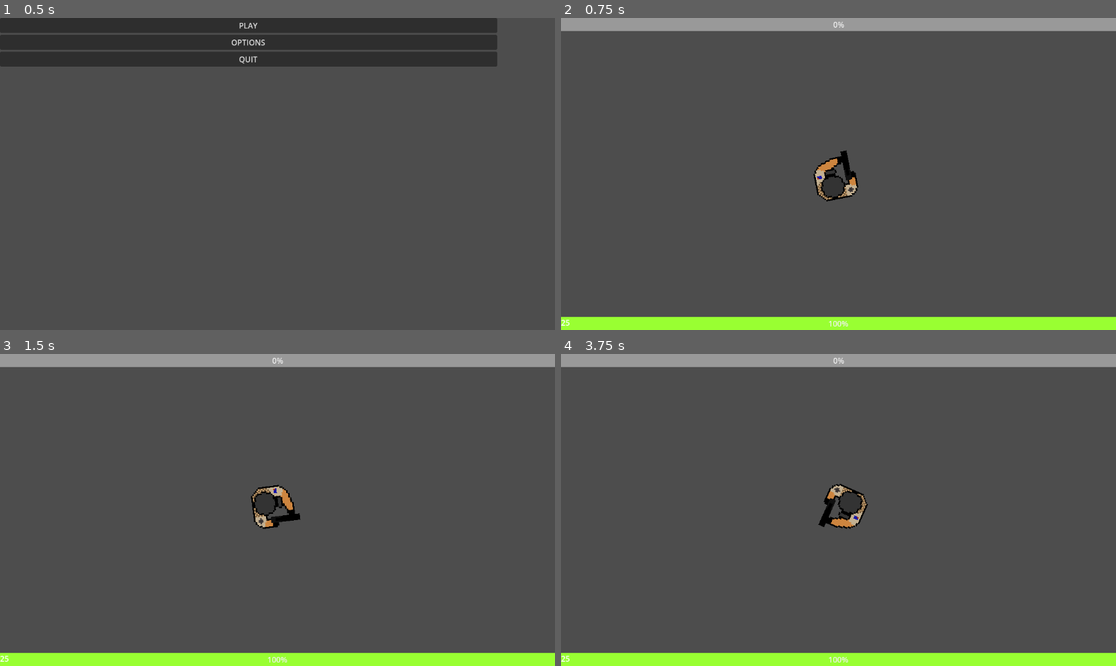
Above: before the commit, frames 1-4 (two rows, left to right).
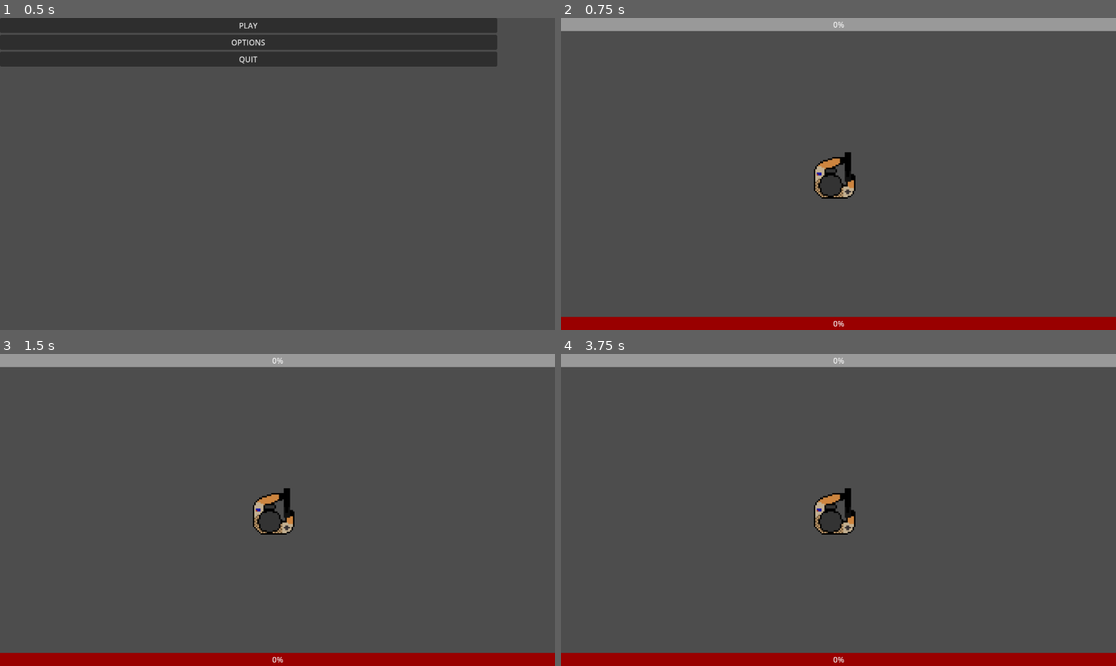
Above: after the commit, the same moments.

Repository: MagmaticPage255/Top-Down-Shooter
Game: Godot game, scene res://Scenes/menu.tscn
Same seed, same stepped clock (60 frames per second), same inputs: the game is played once before the commit and once after it.
Inputs (mouse positions are in pixels of both pictures, inside the frame that each line leads up to):
- Up to frame 1 (0.5 s): no input
- Up to frame 2 (0.75 s): click "PLAY" at 0.5 s
- Up to frame 3 (1.5 s): tap Enter at 1.25 s; move the mouse to (399, 494) at 1.27 s; hold D (right) from 1.28 s (still down); click (399, 494) at 1.35 s
- Up to frame 4 (3.75 s): tap Space at 2, 3.5 s; move the mouse to (727, 525) at 2.02 s; release D (right) at 2.03 s; hold S (down) 2.03-2.78 s; click (727, 525) at 2.1 s; tap Enter at 2.75 s; move the mouse to (894, 441) at 2.77 s; hold D (right) 2.78-3.53 s; click (894, 441) at 2.85 s; move the mouse to (810, 572) at 3.52 s; hold W (up) from 3.53 s (still down); click (810, 572) at 3.6 s

Frame 1 is identical in both runs. In frame 2, 4.7% of the frame differs, in the area x 0-100%, y 42-100%; in frame 3, 5.2%; in frame 4, 5.3%, in the area x 0-100%, y 41-100%.
Error after the commit: Parse Error: Identifier "area" not declared in the current scope. (res://Scenes/player.gd:68)

Commit message:
i cant do it

Diff:
--- a/Scenes/Enemy#1.gd
+++ b/Scenes/Enemy#1.gd
@@ -35,6 +35,8 @@
 		await get_tree().start_timer(damage_cooldown_time).timeout
 		can_damage = true
 
+
+
 func take_damage(dmg):
 	enemy_health -= dmg
 	if enemy_health <= 0:
@@ -44,3 +46,7 @@
 		new_xp.global_position = global_position
 		add_sibling(new_xp)
 	z_index = -1
+
+
+func _on_cooldown_time_timeout() -> void:
+	pass # Replace with function body.
--- a/Scenes/enemy#1.tscn
+++ b/Scenes/enemy#1.tscn
@@ -37,7 +37,7 @@
 position = Vector2(-7, 8)
 shape = SubResource("CircleShape2D_coxev")
 
-[node name="AudioStreamPlayer2D" type="AudioStreamPlayer2D" parent="."]
+[node name="ShootSound" type="AudioStreamPlayer2D" parent="."]
 stream = ExtResource("3_qmyoc")
 
 [node name="RayCast2D" type="RayCast2D" parent="."]
@@ -55,3 +55,5 @@
 
 [node name="Timer" type="Timer" parent="MuzzleFlash"]
 wait_time = 0.1
+
+[connection signal="timeout" from="Cooldown_time" to="." method="_on_cooldown_time_timeout"]
--- a/Scenes/enemy#2.gd
+++ b/Scenes/enemy#2.gd
@@ -30,7 +30,7 @@
 		$MuzzleFlash.show()
 		$MuzzleFlash/Timer.start()
 		can_damage = false
-		await get_tree().start_timer(damage_cooldown_time).timeout
+		await get_tree().
 		can_damage = true
 
 func take_damage(dmg):
--- a/Scenes/enemy#2.tscn
+++ b/Scenes/enemy#2.tscn
@@ -1,7 +1,8 @@
-[gd_scene load_steps=6 format=3 uid="uid://b10g83pf6njww"]
+[gd_scene load_steps=7 format=3 uid="uid://b10g83pf6njww"]
 
 [ext_resource type="Script" path="res://Scenes/enemy#2.gd" id="1_dw7pc"]
 [ext_resource type="Texture2D" uid="uid://domj5f20lnw7m" path="res://Enemy/Insurgent 2 Walk.png" id="1_i1uac"]
+[ext_resource type="AudioStream" uid="uid://r2vjmdw3h2wt" path="res://SFX/718175__tb0y298__shotgun-fire-1.wav" id="3_0dbr0"]
 
 [sub_resource type="AtlasTexture" id="AtlasTexture_8c0yj"]
 atlas = ExtResource("1_i1uac")
@@ -25,6 +26,12 @@
 collision_layer = 2
 collision_mask = 2
 script = ExtResource("1_dw7pc")
+SPEED = null
+ACCELERATION = null
+FRICTION = null
+enemy_health = null
+damage = null
+damage_cooldown_time = null
 
 [node name="AnimatedSprite2D" type="AnimatedSprite2D" parent="."]
 position = Vector2(0, -1.19209e-07)
@@ -36,7 +43,8 @@
 position = Vector2(-7, 8)
 shape = SubResource("CircleShape2D_02b44")
 
-[node name="AudioStreamPlayer2D" type="AudioStreamPlayer2D" parent="."]
+[node name="ShootSound" type="AudioStreamPlayer2D" parent="."]
+stream = ExtResource("3_0dbr0")
 
 [node name="RayCast2D" type="RayCast2D" parent="."]
 position = Vector2(22.5, -44)
--- a/Scenes/player.gd
+++ b/Scenes/player.gd
@@ -65,9 +65,12 @@
 
 
 func take_damage(damage):
-	health -= damage
-	if health <= 0:
-		die()
+	if area.is_in_group("Enemy"):
+		health-=1
+		area.die()
+		progress_bar.value = health
+		if health <= 0:
+			get
 
 func die():
 	if dead:
--- a/Scenes/player.tscn
+++ b/Scenes/player.tscn
@@ -60,6 +60,10 @@
 
 [node name="Player" type="CharacterBody2D" groups=["player"]]
 script = ExtResource("1_falvs")
+SPEED = null
+ACCELERATION = null
+FRICTION = null
+damage = null
 
 [node name="PlayerSprite" type="AnimatedSprite2D" parent="."]
 scale = Vector2(0.1, 0.1)
--- a/Scenes/world.tscn
+++ b/Scenes/world.tscn
@@ -8,6 +8,10 @@
 
 [node name="Player" parent="." instance=ExtResource("1_j1deh")]
 position = Vector2(657, 352)
+SPEED = null
+ACCELERATION = null
+FRICTION = null
+damage = null
 
 [node name="Camera2D" type="Camera2D" parent="Player"]
 
@@ -19,6 +23,18 @@
 
 [node name="enemy#2" parent="." instance=ExtResource("3_yk0ga")]
 position = Vector2(-1670, -167)
+SPEED = null
+ACCELERATION = null
+FRICTION = null
+enemy_health = null
+damage = null
+damage_cooldown_time = null
 
 [node name="enemy#3" parent="." instance=ExtResource("3_yk0ga")]
 position = Vector2(-1428, 22)
+SPEED = null
+ACCELERATION = null
+FRICTION = null
+enemy_health = null
+damage = null
+damage_cooldown_time = null
